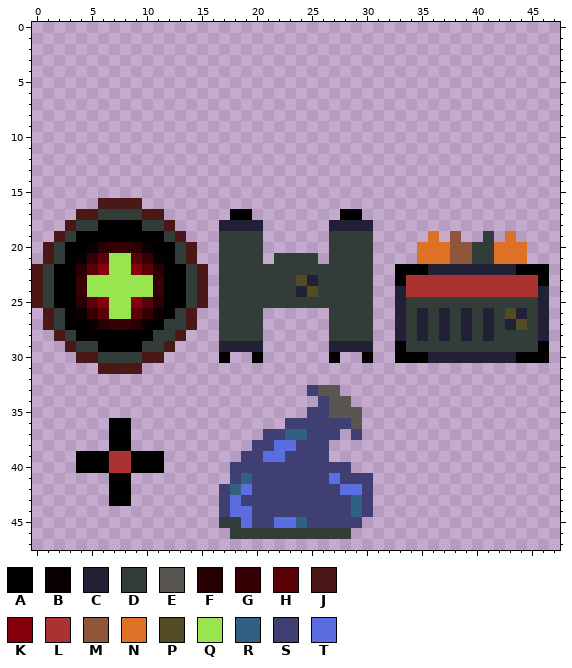
Two versions of one pixel-art sprite, Assets/Resources/Sprites/Atlas.png. Above, as it was before the edit.
The file is 48x48 pixels.
Palette (. is transparent): A #000000  B #0b0001  C #222034  D #323c39  E #595652  F #270003  G #360005  H #590008  J #4b1818  K #86000c  L #ac3232  M #8f563b  N #df7126  P #524b24  Q #99e550  R #306082  S #3f3f74  T #5b6ee1
Pixels before, first column x 0:
16 ......JJJJ.....................................
17 ....JJDDDDJJ......AA........AA.................
18 ...JDDAAAADDJ....CCCC......CCCC................
19 ..JDAAAAAAAADJ...DDDD......DDDD.....N.M..D.N...
20 .JDAABFGGFBAADJ..DDDD......DDDD....NNNMMDDNNN..
21 .JDABGHQQHGBADJ..DDDD.DDDD.DDDD....NNNMMDDNNN..
22 JDAAFHKQQKHFAADJ.DDDDDDDDDDDDDD..AAACCCCCCCCAAA
23 JDAAGQQQQQQGAADJ.DDDDDDDPCDDDDD..ALLLLLLLLLLLLA
24 JDAAGQQQQQQGAADJ.DDDDDDDCPDDDDD..CLLLLLLLLLLLLC
25 JDAAFHKQQKHFAADJ.DDDDDDDDDDDDDD..CDDDDDDDDDDDDC
26 .JDABGHQQHGBADJ..DDDD......DDDD..CDCDCDCDCDPCDC
27 .JDAABFGGFBADDJ..DDDD......DDDD..CDCDCDCDCDCPDC
28 ..JDAAAAAAADDJ...DDDD......DDDD..CDCDCDCDCDDDDC
29 ...JDDAAAADDJ....CCCC......CCCC..ADDDDDDDDDDDDA
30 ....JJDDDDJJ.....A..A......A..A..AAACCCCCCCCAAA
31 ......JJJJ.....................................
32 ...............................................
33 .........................SEE...................
34 ..........................SEE..................
35 .........................SSEEE.................
36 .......AA..............SSSSSSE.................
37 .......AA............SSRRSSS.S.................
38 .......AA...........SSTTSSS....................
39 ....AAALLAAA.......SSTTSSSS....................
40 ....AAALLAAA......SSSSSSSSSSS..................
41 .......AA.........SRSSSSSSSTSSS................
42 .......AA........SRTSSSSSSSSTTS................
43 .......AA........STSSSSSSSSSSRS................
44 .................STTSSSSSSSSSRS................
45 .................DDTSSTTRSSSSS.................
46 ..................DDDDDDDDDDD..................
The same view after the edit:
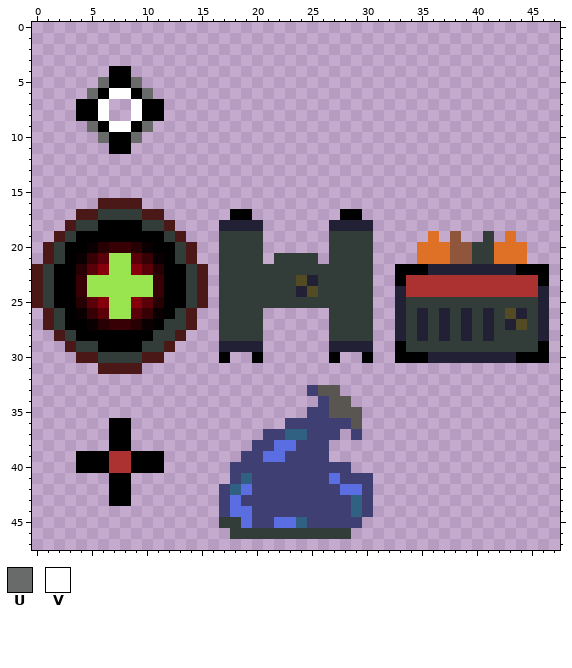
Colours new in this view: U #696a6a  V #ffffff
Changes in this commit:
Changed rows in their new state; - is an unchanged pixel.
first column x 4:
 4 ---AA---
 5 --UAAU--
 6 -UAVVAU-
 7 AAV--VAA
 8 AAV--VAA
 9 -UAVVAU-
10 --UAAU--
11 ---AA---
Where, in picture pixels (left, top, right, bottom), the same in both pictures:
added: (76, 66, 164, 154)
